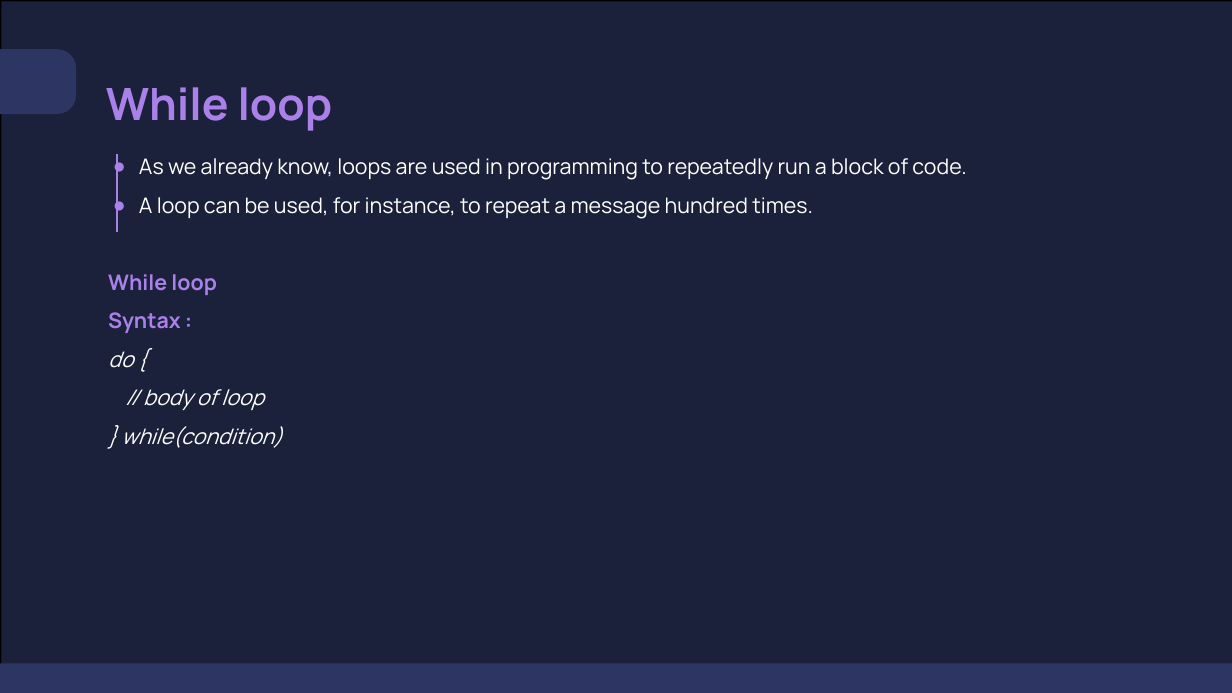
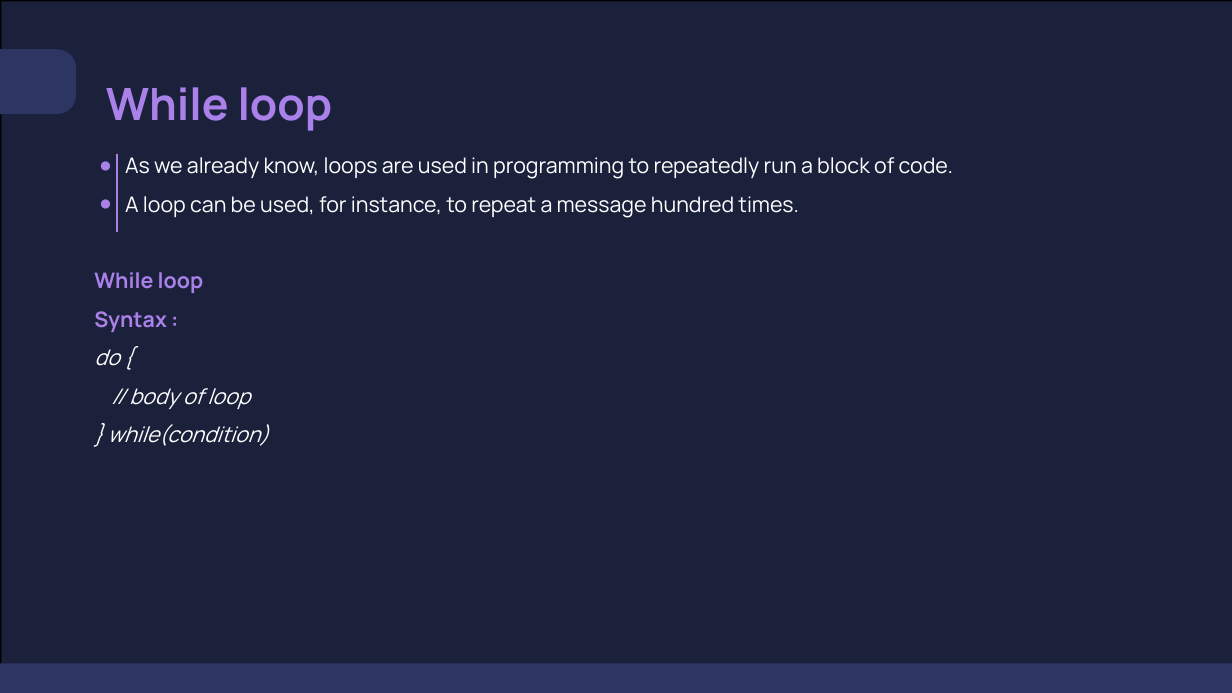
Before and after one commit to hdubey64/pw_project, a slide deck: slide 3 of JavaScript/001_Lecture/PPT - Final/While and Do-while loop.pptx. Drawn at 1232x693 pixels with LibreOffice and Linux fonts; fonts in the diff are those of the drawing; background and template pictures are left out. Boxes give left, top, right and bottom in pixels: in the first picture for what was removed or moved away, otherwise in the second. Text is boxed around its words. In the diff, an @@ line names an element or a change of style, - is before the commit and + after.

```diff
--- a/JavaScript/001_Lecture/PPT - Final/While and Do-while loop.pptx
+++ b/JavaScript/001_Lecture/PPT - Final/While and Do-while loop.pptx
@@ text "As we already know, loops ...": place and size @@
-text "As we already know, loops ..." at (108, 158, 966, 448)
+text "As we already know, loops ..." at (94, 157, 953, 446)
```
Also in this commit, not shown: 3 other slides changed, 1 slide removed, 2 other files.
